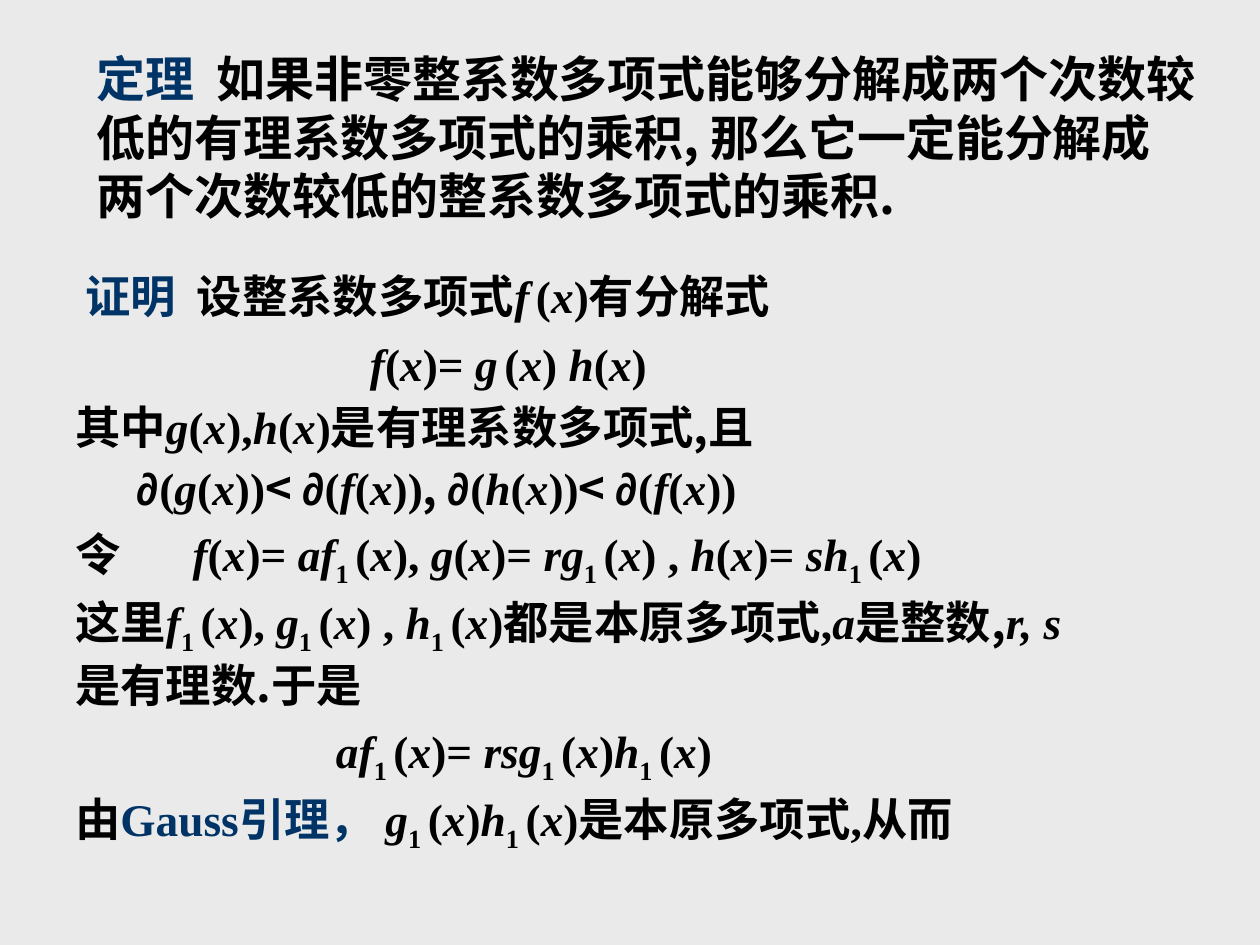
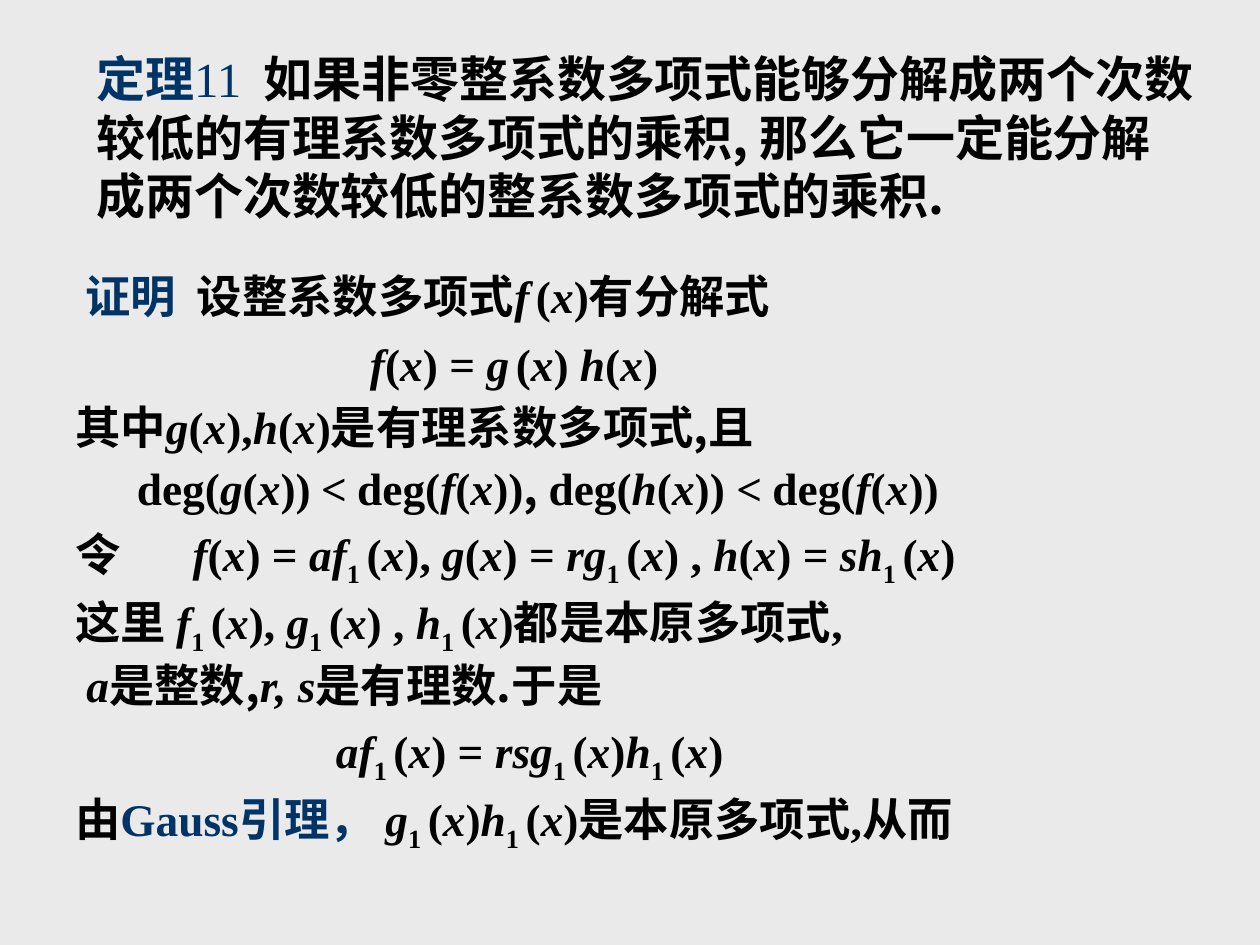
Before and after one commit to zhangbiaomath/zhangbiaomath.github.io, a slide deck: slide 97 of teaching/gaodai/课件/第1章-多项式.ppt (slide 102 before the commit). Drawn at 1260x945 pixels with LibreOffice and Linux fonts; fonts in the diff are those of the drawing. Boxes give left, top, right and bottom in pixels: in the first picture for what was removed or moved away, otherwise in the second. Text is boxed around its words. In the diff, an @@ line names an element or a change of style, - is before the commit and + after.

```diff
--- a/teaching/gaodai/课件/第1章-多项式.ppt
+++ b/teaching/gaodai/课件/第1章-多项式.ppt
@@ title at (x1=96, y1=55, x2=1194, y2=219): text changed @@
-定理 如果非零整系数多项式能够分解成两个次数较低的有理系数多项式的乘积, 那么它一定能分解成两个次数较低的整系数多项式的乘积.
+定理11 如果非零整系数多项式能够分解成两个次数较低的有理系数多项式的乘积, 那么它一定能分解成两个次数较低的整系数多项式的乘积.
@@ text at (x1=370, y1=349, x2=658, y2=390): spaces changed @@
-f(x)= g (x) h(x)
+f(x) = g (x) h(x)
@@ text at (x1=75, y1=473, x2=956, y2=778): text changed @@
-∂(g(x))< ∂(f(x)), ∂(h(x))< ∂(f(x))
-令 f(x)= af1 (x), g(x)= rg1 (x) , h(x)= sh1 (x)
-这里f1 (x), g1 (x) , h1 (x)都是本原多项式,a是整数,r, s
-是有理数.于是
-af1 (x)= rsg1 (x)h1 (x)
+deg(g(x)) < deg(f(x)), deg(h(x)) < deg(f(x))
+令 f(x) = af1 (x), g(x) = rg1 (x) , h(x) = sh1 (x)
+这里 f1 (x), g1 (x) , h1 (x)都是本原多项式,
+a是整数,r, s是有理数.于是
+af1 (x) = rsg1 (x)h1 (x)
```
Also in this commit, not shown: 44 other slides changed, 5 slides removed, 6 other files.
